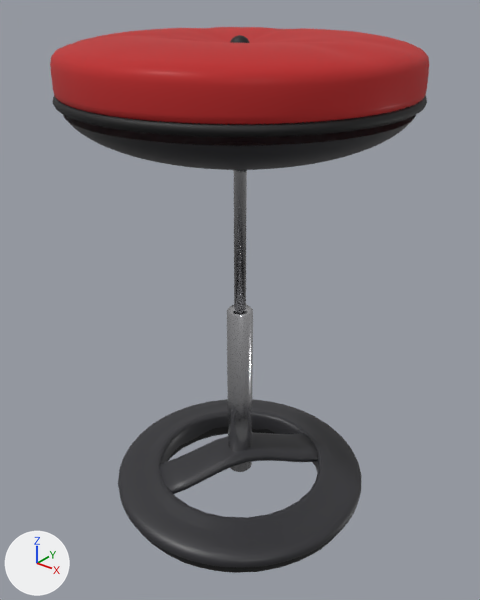
Before and after pictures for a commit that changed the glTF model public/lobby3d/models/sgabello.glb.
Before and after are seen from a 50 mm camera at (0.492, -0.615, 0.707) aimed at (0.001, -0.001, 0.327). Lighting does not change. The marker at lower left points along +X, +Y and +Z. The picture after the commit comes second. Vertices at exactly the same position are counted once.

Names of what the first picture shows: 'sgabello_alzata', 'sgabello_base'.
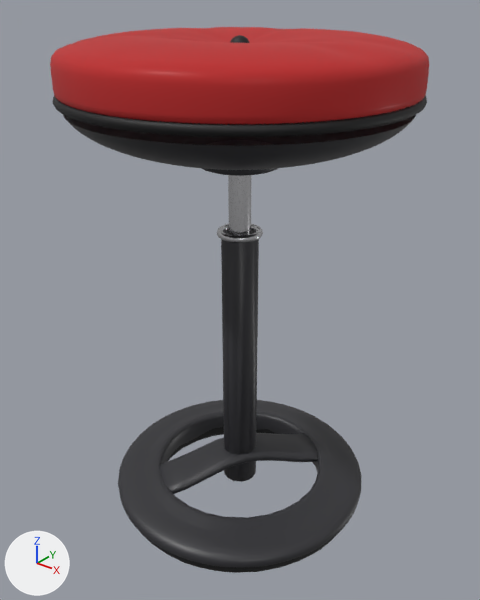
Changed parts and their boxes [x1, y1, x2, y2] in the pictures (480 x 600 px):
'sgabello_alzata', reshaped
    before: [50, 27, 429, 311]
    after: [50, 27, 429, 236]
'sgabello_base', reshaped (30% taller)
    before: [118, 304, 362, 573]
    after: [118, 224, 362, 573]
part 1 of me_sgabello_alzata, added
    after: [202, 140, 278, 176]
part 2 of me_sgabello_alzata, added
    after: [228, 175, 251, 236]
part 3 of me_sgabello_alzata, built on
    before: [56, 28, 421, 311]
    after: [56, 28, 421, 170]
part 4 of me_sgabello_base, rebuilt (44% wider, 50% taller)
    before: [227, 304, 253, 472]
    after: [221, 229, 259, 482]
part 5 of me_sgabello_base, added
    after: [217, 224, 263, 243]

The change in detail:
me_sgabello_alzata is used by ob_sgabello_alzata; location (0.0, 0.0, 0.0).
me_sgabello_alzata had 4838 vertices, 9462 faces and spanned x -0.207..0.207, y -0.207..0.207, z 0.29..0.651.
me_sgabello_alzata now has 4675 vertices, 9132 faces and spans x -0.207..0.207, y -0.207..0.207, z 0.1..0.651.
me_sgabello_alzata part 1: a new loose piece of 240 vertices spanning x -0.05..0.05, y -0.05..0.05, z 0.505..0.525, in mat_antracite.
me_sgabello_alzata part 2: a new loose piece of 156 vertices spanning x -0.014..0.014, y -0.014..0.014, z 0.1..0.525, in mat_cromo.
me_sgabello_alzata part 3: 15 vertices moved from x -0.188..0.163, y -0.192..0.188, z 0.519..0.567 to x -0.189..0.164, y -0.192..0.187, z 0.519..0.567; 751 vertices removed from x -0.19..0.192, y -0.193..0.189, z 0.29..0.651; 193 vertices added at x -0.19..0.192, y -0.193..0.189, z 0.518..0.651.
Other edits to the shape of me_sgabello_alzata do not show in these pictures.
me_sgabello_base is used by ob_sgabello_base; location (0.0, 0.0, 0.0).
me_sgabello_base had 925 vertices, 1842 faces and spanned x -0.18..0.18, y -0.179..0.18, z 0.007..0.314.
me_sgabello_base now has 1124 vertices, 2240 faces and spans x -0.18..0.18, y -0.179..0.18, z 0.007..0.424.
me_sgabello_base part 4: the loose piece of 47 vertices spanning x -0.017..0.018, y -0.017..0.018, z 0.051..0.314 is rebuilt with 72 vertices and now spans x -0.024..0.024, y -0.024..0.024, z 0.04..0.42, in mat_antracite_001 (dark grey #303035).
me_sgabello_base part 5: a new loose piece of 165 vertices spanning x -0.029..0.029, y -0.029..0.029, z 0.415..0.424, in mat_cromo_001 (light grey #cbcbce).
Other edits to the shape of me_sgabello_base do not show in these pictures.
